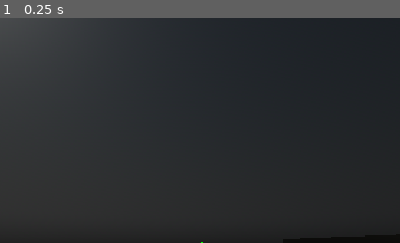
Above: before the commit, frame 1.
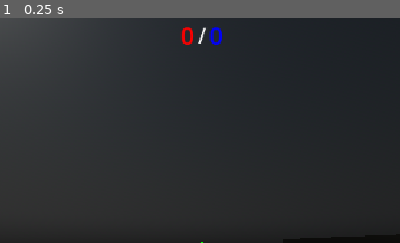
Above: after the commit, the same moment.

Repository: GazizVR/special-shot
Game: Godot game, scene res://scenes/game.tscn
Same seed, same stepped clock (60 frames per second), same inputs: the game is played once before the commit and once after it. This scene is started directly instead of the project's main scene.
Inputs:
- Up to frame 1 (0.25 s): no input
The pictures show only the part of the screen within x 25-75%, y 0-50%; the shares and areas given below are measured in that part.

The runs differ from the first frame. In frame 1, 0.4% of the frame differs, in the area x 45-56%, y 4-12%.

Commit message:
feat(game): team score ui

Diff:
--- a/scenes/game.tscn
+++ b/scenes/game.tscn
@@ -59,6 +59,43 @@
 
 [node name="CanvasLayer" type="CanvasLayer" parent="." unique_id=2086990315]
 process_mode = 3
+
+[node name="ScoreControl" type="Control" parent="CanvasLayer" unique_id=619997408]
+layout_mode = 3
+anchors_preset = 15
+anchor_right = 1.0
+anchor_bottom = 1.0
+grow_horizontal = 2
+grow_vertical = 2
+
+[node name="HBoxContainer" type="HBoxContainer" parent="CanvasLayer/ScoreControl" unique_id=1209887890]
+layout_mode = 1
+anchors_preset = 5
+anchor_left = 0.5
+anchor_right = 0.5
+offset_left = -20.0
+offset_right = 20.0
+offset_bottom = 40.0
+grow_horizontal = 2
+
+[node name="ZeroTScore" type="Label" parent="CanvasLayer/ScoreControl/HBoxContainer" unique_id=415106267]
+layout_mode = 2
+theme_override_colors/font_color = Color(1, 0, 0, 1)
+theme_override_font_sizes/font_size = 36
+text = "0"
+
+[node name="Label" type="Label" parent="CanvasLayer/ScoreControl/HBoxContainer" unique_id=493785942]
+layout_mode = 2
+theme_override_font_sizes/font_size = 32
+text = "/"
+horizontal_alignment = 1
+
+[node name="UnitTScore" type="Label" parent="CanvasLayer/ScoreControl/HBoxContainer" unique_id=757100059]
+layout_mode = 2
+theme_override_colors/font_color = Color(0, 0, 1, 1)
+theme_override_font_sizes/font_size = 36
+text = "0"
+horizontal_alignment = 2
 
 [node name="PauseMenu" type="Control" parent="CanvasLayer" unique_id=2069157707]
 visible = false
--- a/scenes/player.tscn
+++ b/scenes/player.tscn
@@ -6,6 +6,10 @@
 [ext_resource type="PackedScene" uid="uid://dfgm1lnq7yylj" path="res://scenes/gun.tscn" id="3_mdl7e"]
 
 [sub_resource type="CapsuleShape3D" id="CapsuleShape3D_g2els"]
+
+[sub_resource type="StandardMaterial3D" id="StandardMaterial3D_dqkch"]
+resource_local_to_scene = true
+albedo_color = Color(0.39607844, 0.2627451, 0.12941177, 1)
 
 [sub_resource type="SceneReplicationConfig" id="SceneReplicationConfig_3li8b"]
 properties/0/path = NodePath(".:position")
@@ -23,9 +27,6 @@
 properties/4/path = NodePath(".:player_color")
 properties/4/spawn = true
 properties/4/replication_mode = 2
-properties/5/path = NodePath("Model:position")
-properties/5/spawn = true
-properties/5/replication_mode = 1
 
 [node name="Player" type="CharacterBody3D" unique_id=457187399]
 transform = Transform3D(-1, 0, -1.509958e-07, 0, 1, 0, 1.509958e-07, 0, -1, 0, 0, 0)
@@ -37,6 +38,15 @@
 
 [node name="Model" parent="." unique_id=732237492 instance=ExtResource("2_mdl7e")]
 transform = Transform3D(0.5, 0, 0, 0, 0.35, 0, 0, 0, 0.5, 0, 0, 0)
+
+[node name="Suzanne" parent="Model" index="0" unique_id=2092885471]
+material_override = SubResource("StandardMaterial3D_dqkch")
+
+[node name="Cylinder" parent="Model" index="1" unique_id=580126638]
+material_override = SubResource("StandardMaterial3D_dqkch")
+
+[node name="Sphere" parent="Model" index="2" unique_id=2073240775]
+material_override = SubResource("StandardMaterial3D_dqkch")
 
 [node name="CamPivot" type="Node3D" parent="." unique_id=935450277]
 transform = Transform3D(0.1, 0, 0, 0, 0.10000001, 0, 0, 0, 0.10000001, 0, 1.4, 0.5)
--- a/scripts/game.gd
+++ b/scripts/game.gd
@@ -7,10 +7,12 @@
 		isPaused = !isPaused
 		if isPaused:
 			propagate_notification(NOTIFICATION_PAUSED)
+			$CanvasLayer/ScoreControl.visible = false
 			$CanvasLayer/PauseMenu.visible = true
 			Input.mouse_mode = Input.MOUSE_MODE_VISIBLE
 		else:
 			$CanvasLayer/PauseMenu.visible = false
+			$CanvasLayer/ScoreControl.visible = true
 			Input.mouse_mode = Input.MOUSE_MODE_CAPTURED
 			propagate_notification(NOTIFICATION_UNPAUSED)
 
@@ -28,6 +30,7 @@
 func _on_continue_pressed() -> void:
 	isPaused = false
 	$CanvasLayer/PauseMenu.visible = false
+	$CanvasLayer/ScoreControl.visible = true
 	Input.mouse_mode = Input.MOUSE_MODE_CAPTURED
 	propagate_notification(NOTIFICATION_UNPAUSED)
 
--- a/scripts/game_manager.gd
+++ b/scripts/game_manager.gd
@@ -11,3 +11,6 @@
 
 var zero_team_spawn: Vector3 = Vector3.ZERO
 var unit_team_spawn: Vector3 = Vector3.ZERO
+
+var zero_team_score: int = 0
+var unit_team_score: int = 0
--- a/scripts/player.gd
+++ b/scripts/player.gd
@@ -95,6 +95,8 @@
 		velocity = target_velocity
 		move_and_slide()
 
+var frag_count = 0
+
 @rpc("authority","call_local","reliable")
 func _on_gun_bullet_touched(bullet: Area3D, body: Node3D) -> void:
 	$CamPivot/Hand/Gun.call_deferred("remove_child",bullet)
@@ -107,6 +109,12 @@
 			if has_team:
 				if peer_node.team != bullet.shooter.team:
 					peer_node.health -= 20
+					if peer_node.health < 1:
+						if peer_node.team == GameManager.Team.ZERO:
+							GameManager.zero_team_score += 1
+						if peer_node.team == GameManager.Team.UNIT:
+							GameManager.unit_team_score += 1
+
 
 func _notification(what: int) -> void:
 	if what == NOTIFICATION_PAUSED:
